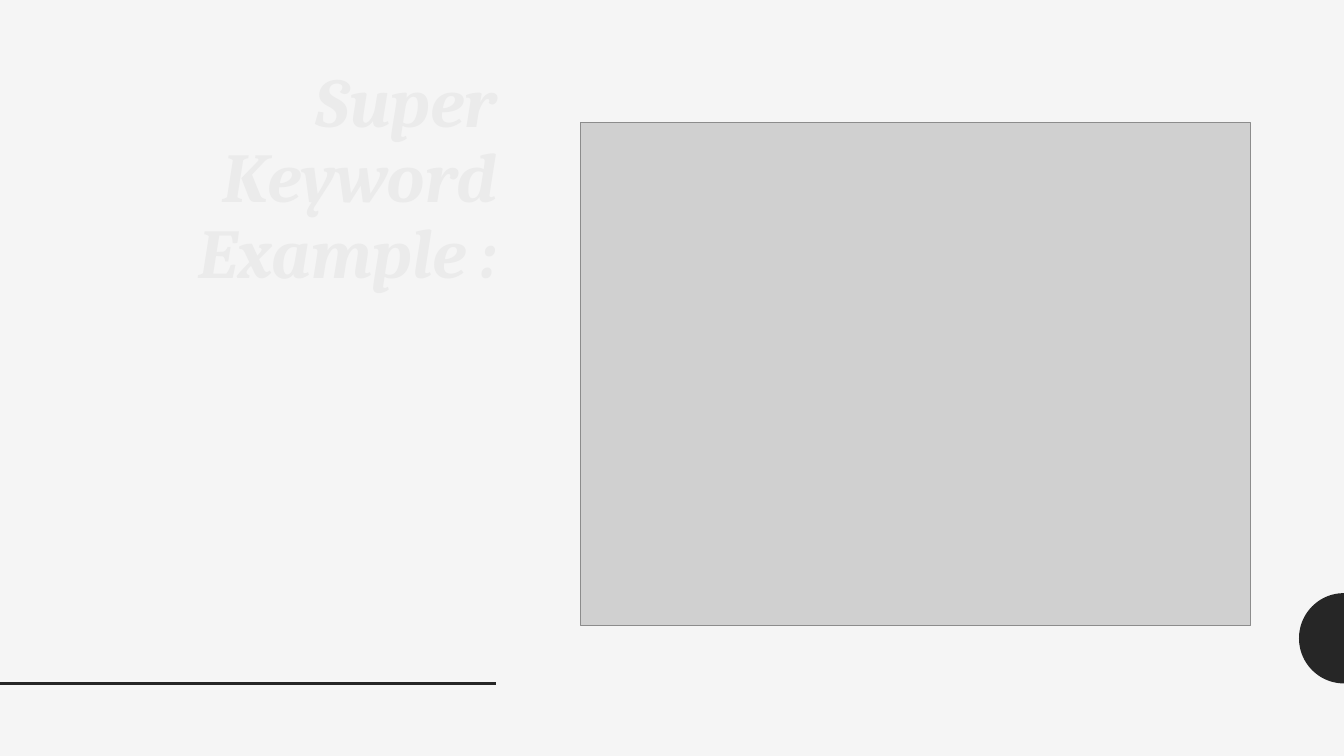
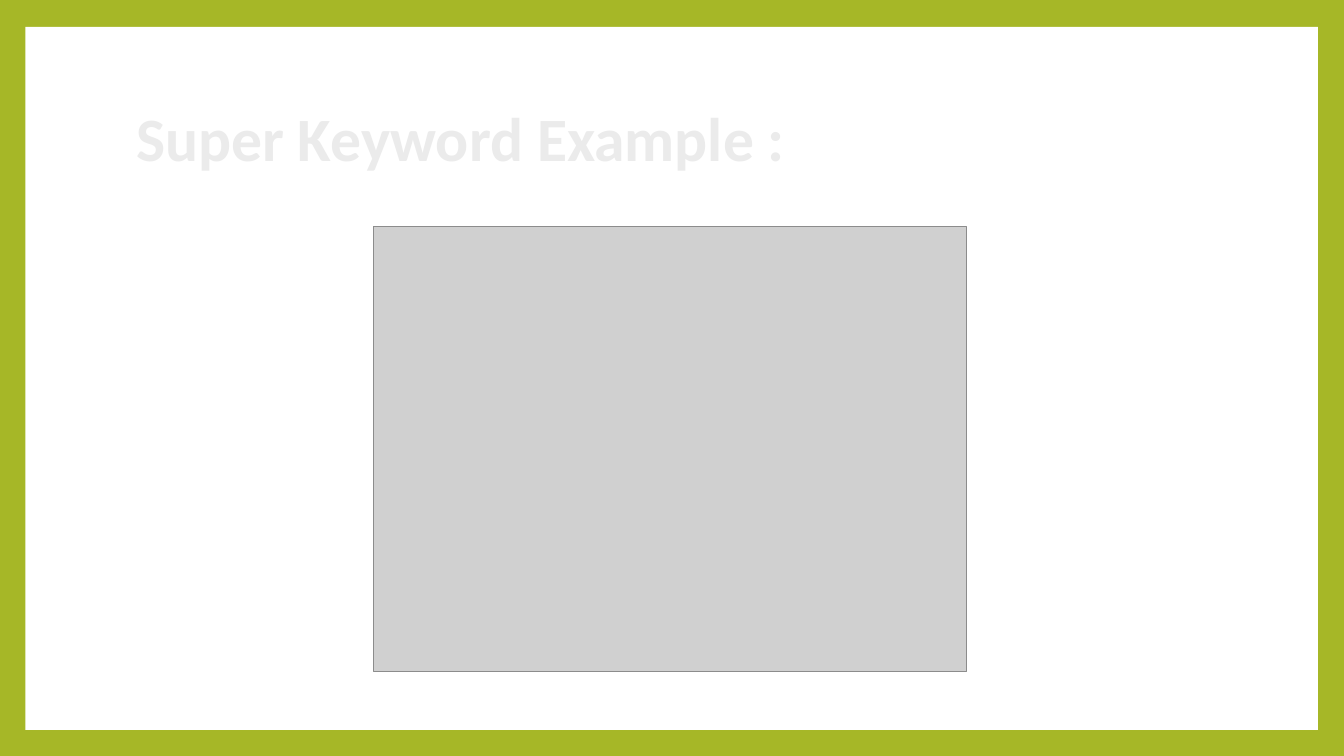
Before and after one commit to ramimhossain12/Java-Programming-Tutorial-OOP-Exercises, a slide deck: slide 16 of java tutarial for OOP/polymorphism.pptx. Drawn at 1344x756 pixels with LibreOffice and Linux fonts; fonts in the diff are those of the drawing; grey boxes stand for pictures. Boxes give left, top, right and bottom in pixels: in the first picture for what was removed or moved away, otherwise in the second. Text is boxed around its words. In the diff, an @@ line names an element or a change of style, - is before the commit and + after.

Commit message:
theme change polymorphism

```diff
--- a/java tutarial for OOP/polymorphism.pptx
+++ b/java tutarial for OOP/polymorphism.pptx
@@ background #F5F5F5 to #A6B727 @@
@@ rectangle added at box(25, 27, 1318, 730), fill #FFFFFF @@
@@ picture: place and size @@
-picture at box(581, 123, 1251, 626)
+picture at box(374, 227, 967, 673)
@@ freeform shape removed at box(1300, 593, 1344, 684) @@
@@ line removed from (0, 684) to (496, 684) @@
```
Also in this commit, not shown: 24 other slides changed, 1 slide added, 1 slide removed.
